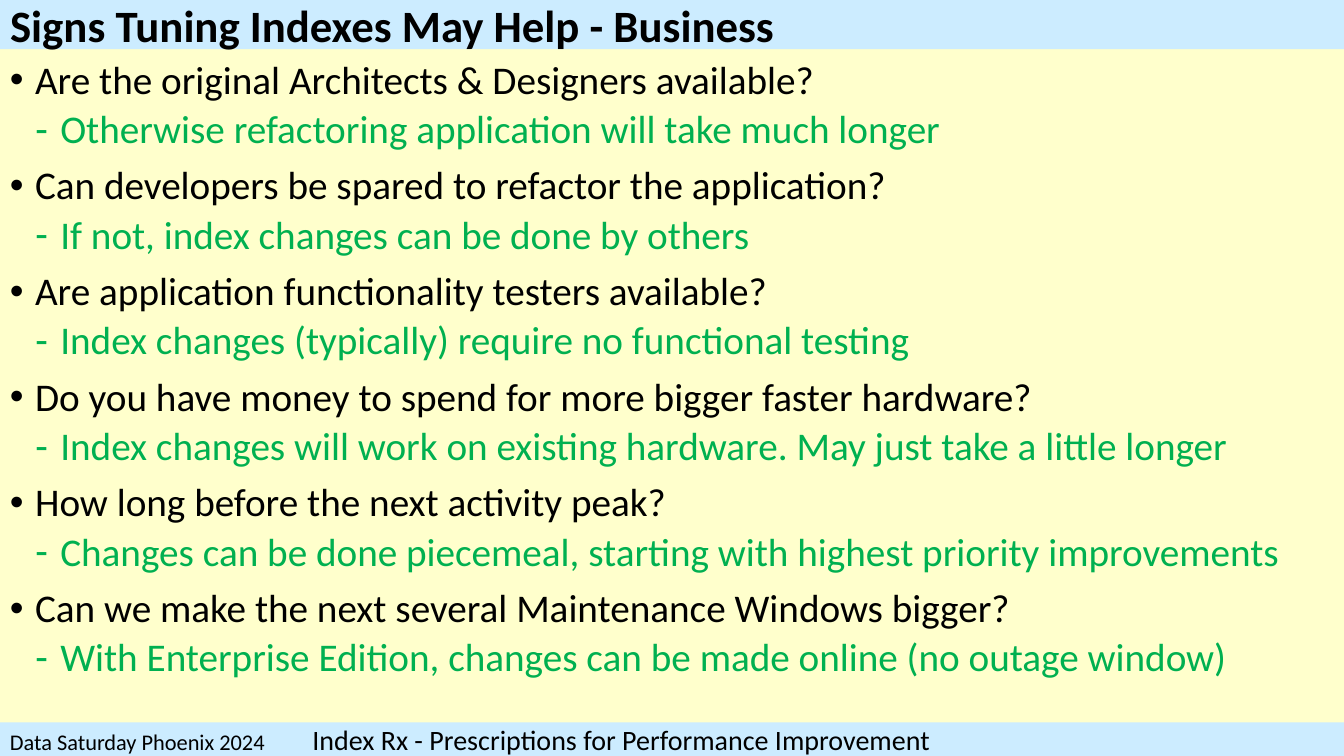
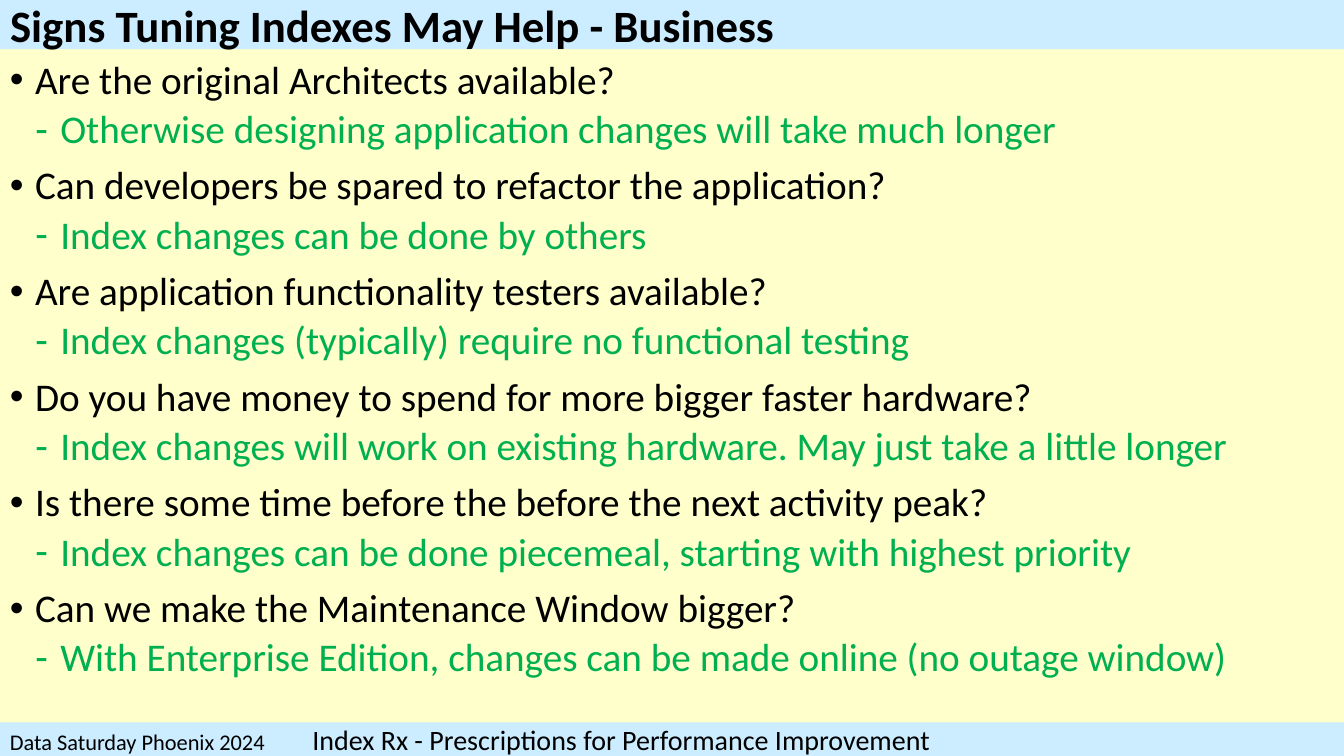
Before and after one commit to SQLXL/SQLXL, a slide deck: slide 6 of SQLXL_Index.pptx (slide 9 before the commit). Drawn at 1344x756 pixels with LibreOffice and Linux fonts; fonts in the diff are those of the drawing. Boxes give left, top, right and bottom in pixels: in the first picture for what was removed or moved away, otherwise in the second. Text is boxed around its words. In the diff, an @@ line names an element or a change of style, - is before the commit and + after.

```diff
--- a/SQLXL_Index.pptx
+++ b/SQLXL_Index.pptx
@@ text at (35,66,1055,150): text changed @@
-• Are the original Architects & Designers available?
-  ‐ Otherwise refactoring application will take much longer
+• Are the original Architects available?
+  ‐ Otherwise designing application changes will take much longer
@@ text at (60,221,647,256): text changed @@
-  ‐ If not, index changes can be done by others
+  ‐ Index changes can be done by others
@@ text at (35,488,1131,629): text changed @@
-• How long before the next activity peak?
-  ‐ Changes can be done piecemeal, starting with highest priority improvements
-• Can we make the next several Maintenance Windows bigger?
+• Is there some time before the before the next activity peak?
+  ‐ Index changes can be done piecemeal, starting with highest priority
+• Can we make the Maintenance Window bigger?
```
Also in this commit, not shown: 44 other slides changed, 1 slide added, 10 slides removed, 1 other file.
